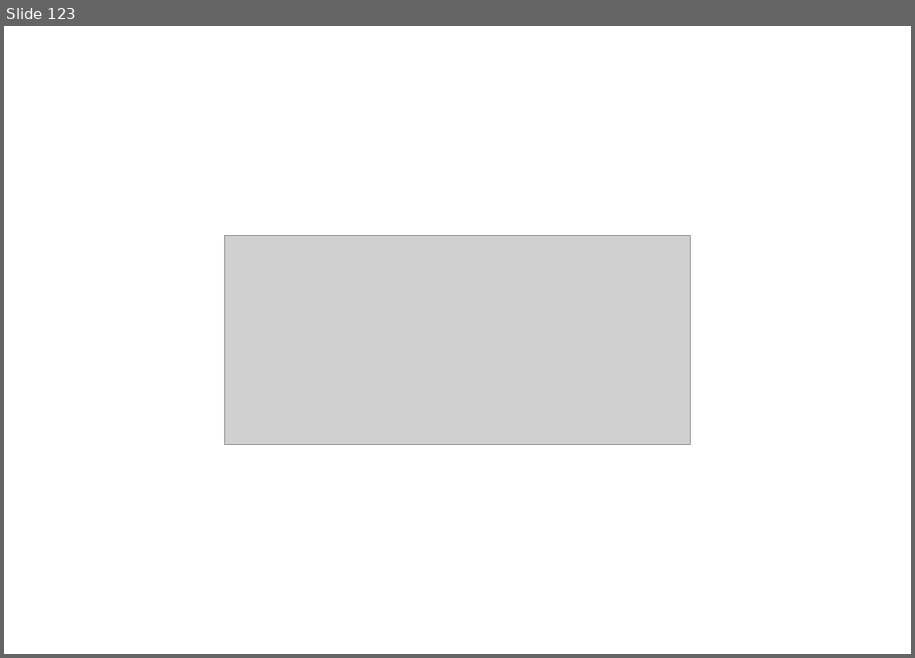
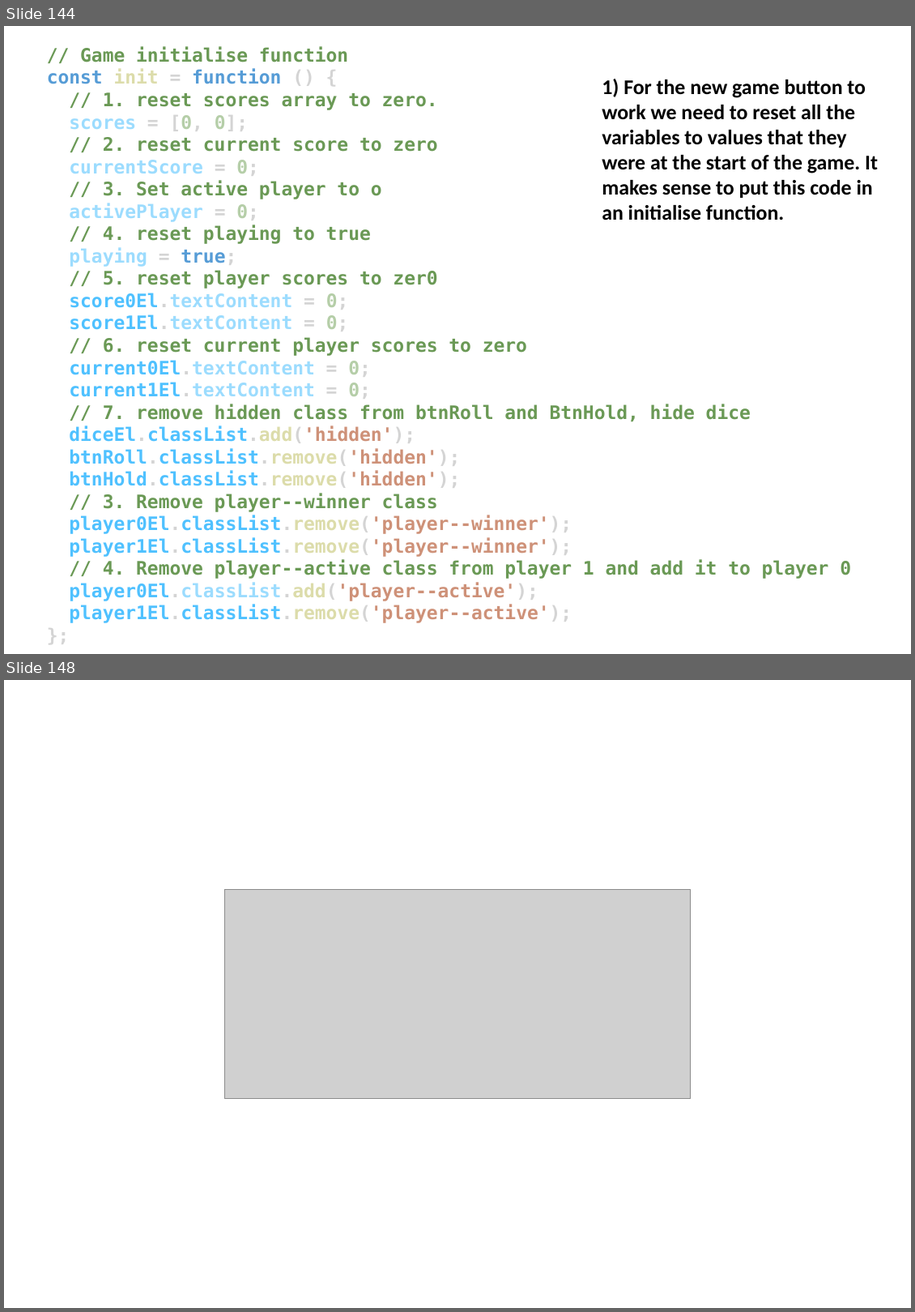
Before and after one commit to EL-EL-BCN/Complete-Javascript-Course, a slide deck: complete-javascript-course.pptx. Shown one above the other, each under a label of ours: slide 123 before the commit, slides 144 and 148 after it; the slides between them are not shown. The pictures are 915x658 and 915x1312 pixels, drawn with LibreOffice and Linux fonts; fonts in the diff are those of the drawing; grey boxes stand for pictures. Boxes give left, top, right and bottom in pixels: in the first picture for what was removed or moved away, otherwise in the second. Text is boxed around its words. In the diff, an @@ line names an element or a change of style, - is before the commit and + after.

```diff
--- a/complete-javascript-course.pptx
+++ b/complete-javascript-course.pptx
@@ slide 144 added at box(4, 26, 911, 654), background #FFFFFF @@
@@ text added at box(47, 46, 851, 623), 16 pt, text #6A9955, bold @@
+// Game initialise function
+const init = function () {
+// 1. reset scores array to zero.
+scores = [0, 0];
+// 2. reset current score to zero
+currentScore = 0;
+// 3. Set active player to o
+activePlayer = 0;
+// 4. reset playing to true
+playing = true;
+// 5. reset player scores to zer0
+score0El.textContent = 0;
+score1El.textContent = 0;
+// 6. reset current player scores to zero
+current0El.textContent = 0;
+current1El.textContent = 0;
+// 7. remove hidden class from btnRoll and BtnHold, hide dice
+diceEl.classList.add('hidden');
+btnRoll.classList.remove('hidden');
+btnHold.classList.remove('hidden');
+// 3. Remove player--winner class
+player0El.classList.remove('player--winner');
+player1El.classList.remove('player--winner');
+// 4. Remove player--active class from player 1 and add it to player 0
+player0El.classList.add('player--active');
+player1El.classList.remove('player--active');
+};
@@ text added at box(602, 79, 878, 220), 18 pt, text #000000, bold @@
+1) For the new game button to work we need to reset all the variables to values that they were at the start of the game. It makes sense to put this code in an initialise function.
@@ what was slide 123 is now slide 148 @@
```
Also in this commit, not shown: 25 other slides added, 1 slide removed, 2 other files.
